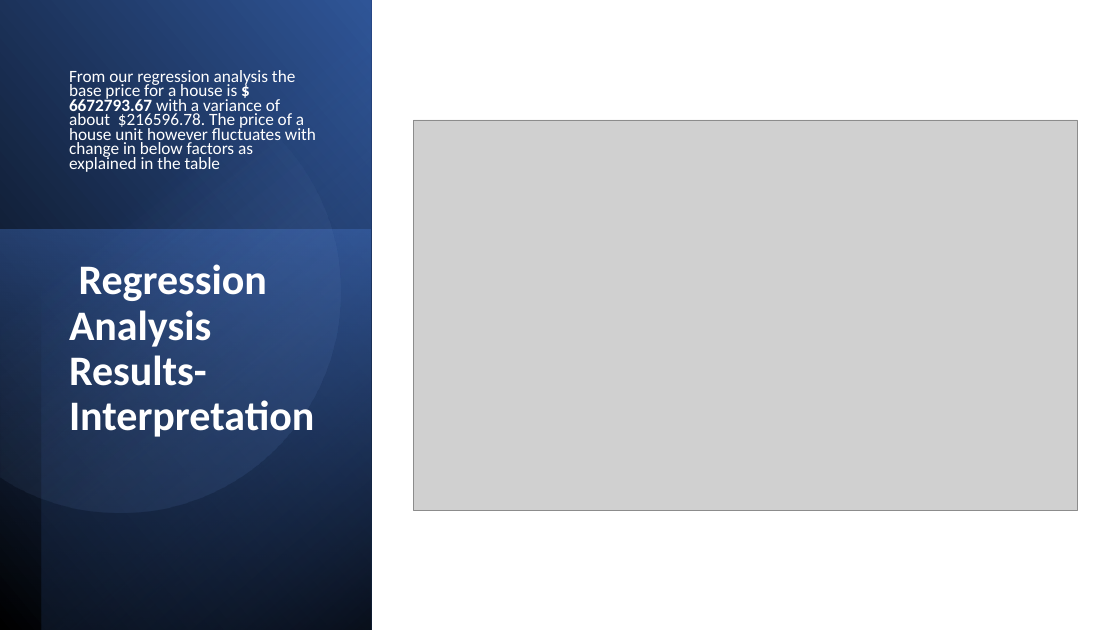
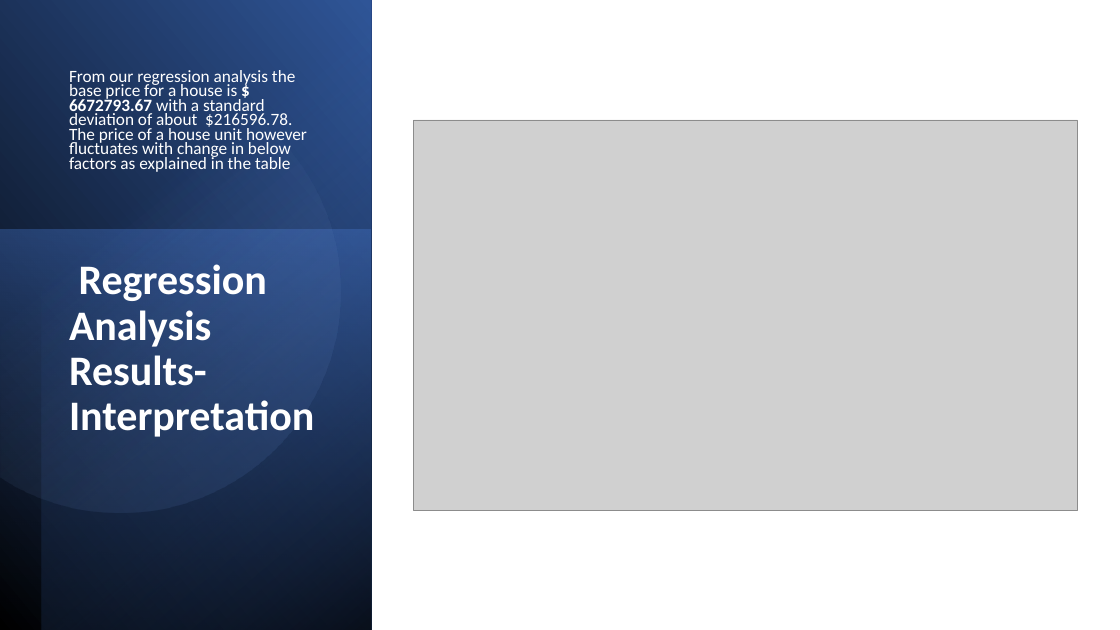
Before and after one commit to penina26/dsc-phase-2-project, a slide deck: slide 6 of Analysis of House Sales.pptx. Drawn at 1120x630 pixels with LibreOffice and Linux fonts; fonts in the diff are those of the drawing; grey boxes stand for pictures. Boxes give left, top, right and bottom in pixels: in the first picture for what was removed or moved away, otherwise in the second. Text is boxed around its words. In the diff, an @@ line names an element or a change of style, - is before the commit and + after.

```diff
--- a/Analysis of House Sales.pptx
+++ b/Analysis of House Sales.pptx
@@ subtitle at [69,70,307,172]: text changed @@
-From our regression analysis the base price for a house is $ 6672793.67 with a variance of about $216596.78. The price of a house unit however fluctuates with change in below factors as explained in the table
+From our regression analysis the base price for a house is $ 6672793.67 with a standard deviation of about $216596.78. The price of a house unit however fluctuates with change in below factors as explained in the table
```
Also in this commit, not shown: 1 other slide changed, 1 other file.
